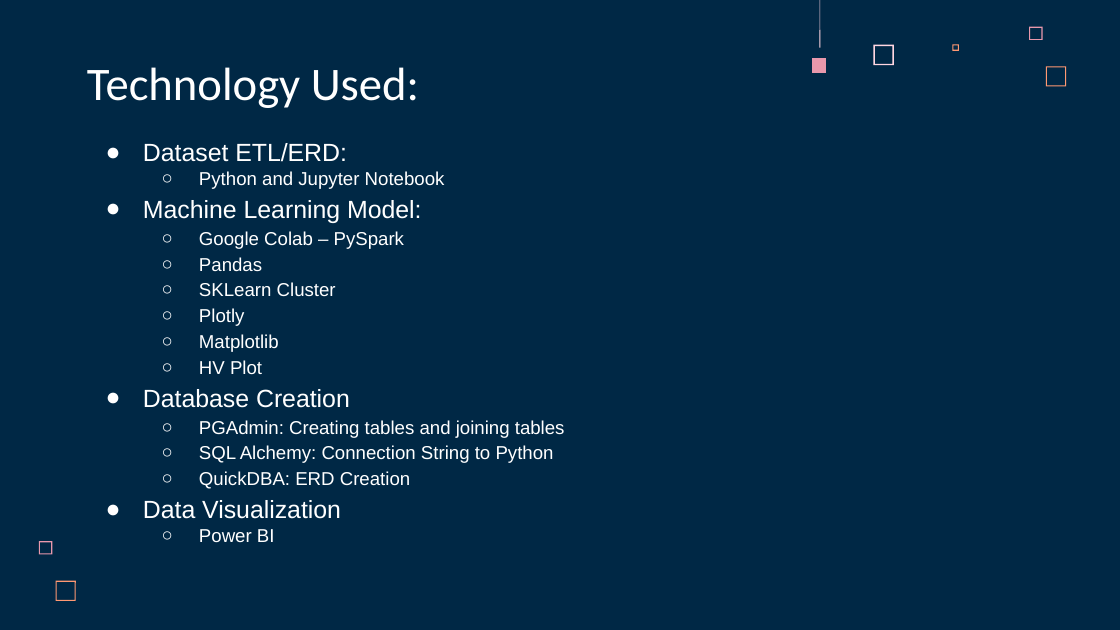
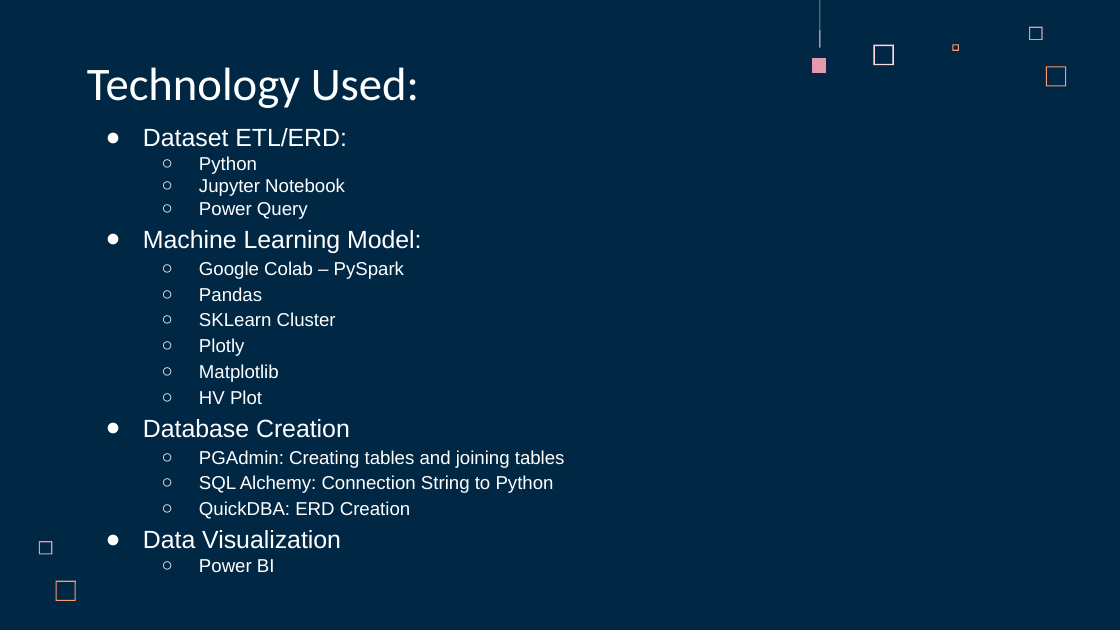
Before and after one commit to acegal1/Group1_Final_Project, a slide deck: slide 7 of _Group 1 Final Project Presentation - UFO Sightings in Arizona.pptx. Drawn at 1120x630 pixels with LibreOffice and Linux fonts; fonts in the diff are those of the drawing. Boxes give left, top, right and bottom in pixels: in the first picture for what was removed or moved away, otherwise in the second. Text is boxed around its words. In the diff, an @@ line names an element or a change of style, - is before the commit and + after.

```diff
--- a/_Group 1 Final Project Presentation - UFO Sightings in Arizona.pptx
+++ b/_Group 1 Final Project Presentation - UFO Sightings in Arizona.pptx
@@ text "Dataset ETL/ERD:": place and size @@
-text "Dataset ETL/ERD:" at (143, 143, 565, 543)
+text "Dataset ETL/ERD:" at (143, 128, 565, 573)
@@ text at (199, 156, 345, 219): text changed @@
-  ○ Python and Jupyter Notebook
+  ○ Python
+  ○ Jupyter Notebook
+  ○ Power Query
```
Also in this commit, not shown: 7 other slides changed, 7 slides added, 5 slides removed.
